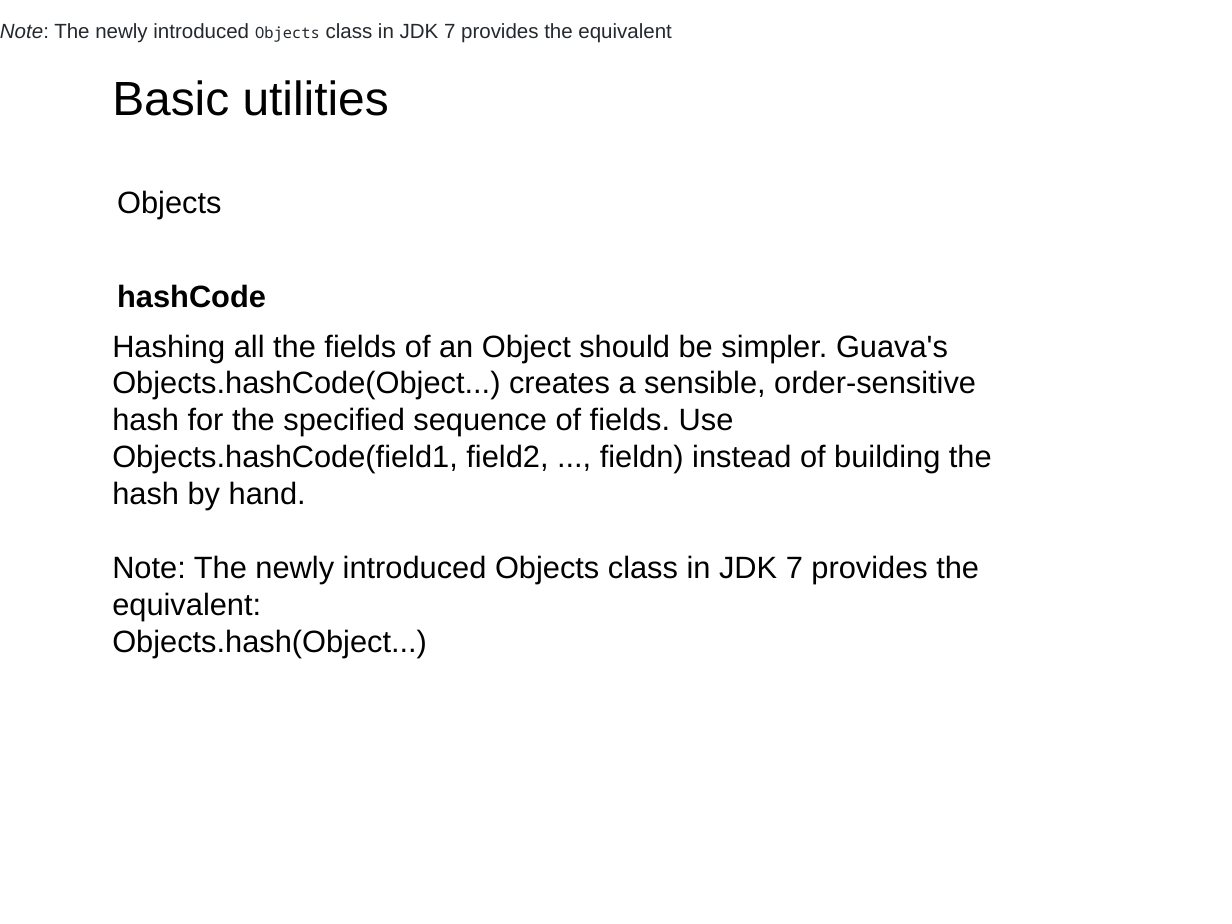
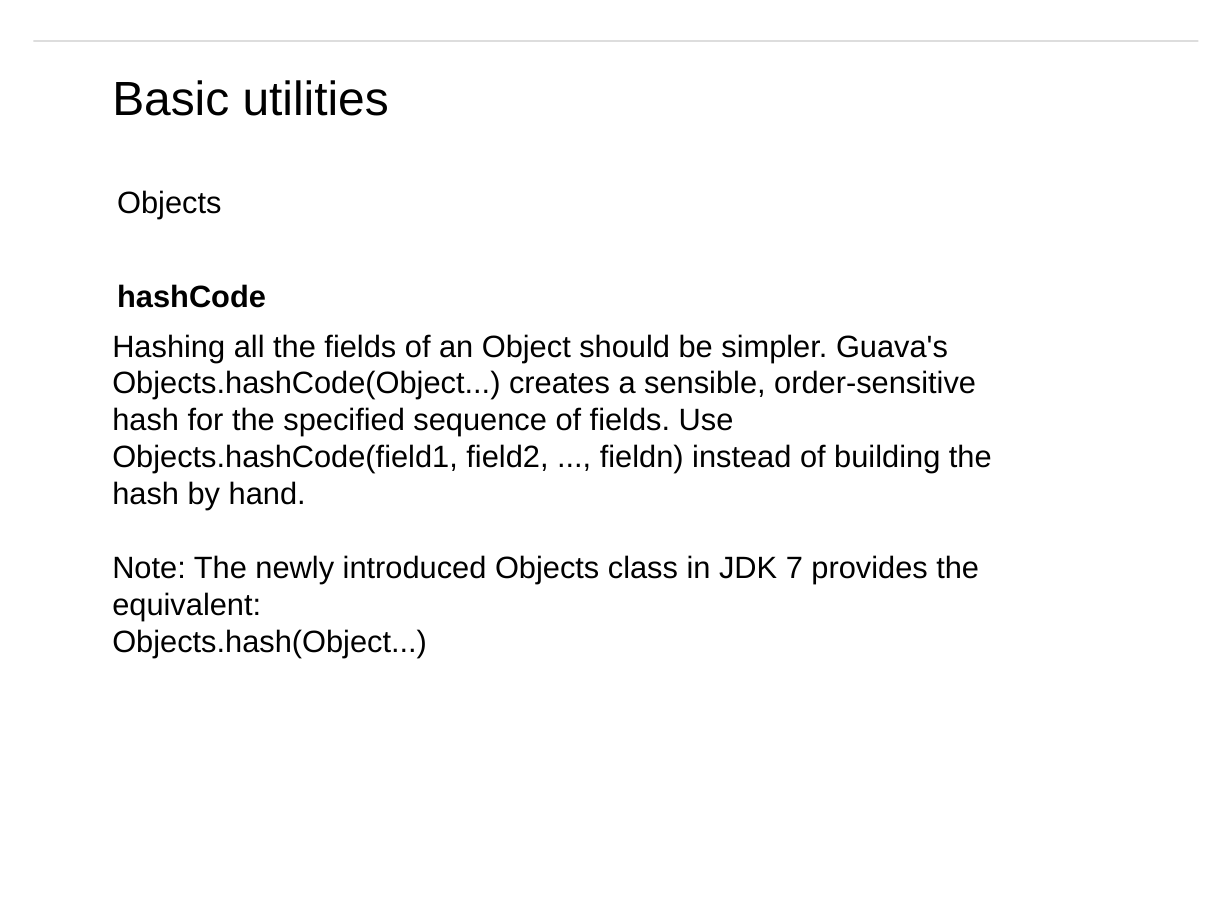
Before and after one commit to matt19870107/Guava, a slide deck: slide 14 of Guava - English.pptm. Drawn at 1232x924 pixels with LibreOffice and Linux fonts; fonts in the diff are those of the drawing; background and template pictures are left out. Boxes give left, top, right and bottom in pixels: in the first picture for what was removed or moved away, otherwise in the second. Text is boxed around its words. In the diff, an @@ line names an element or a change of style, - is before the commit and + after.

```diff
--- a/Guava - English.pptm
+++ b/Guava - English.pptm
@@ text removed at <box>0,23,671,43</box> @@
-Note: The newly introduced Objects class in JDK 7 provides the equivalent
@@ line added from (33, 41) to (1199, 41), #CCCCCC 0.75 pt @@
```
Also in this commit, not shown: 2 other slides changed.
